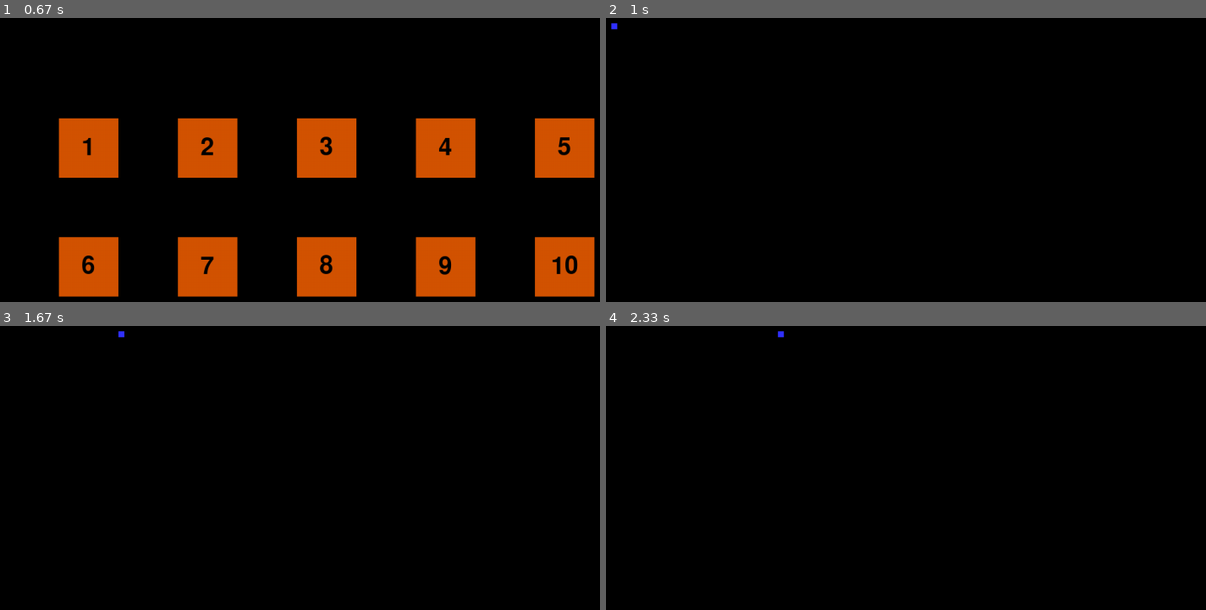
Above: before the commit, frames 1-4 (two rows, left to right).
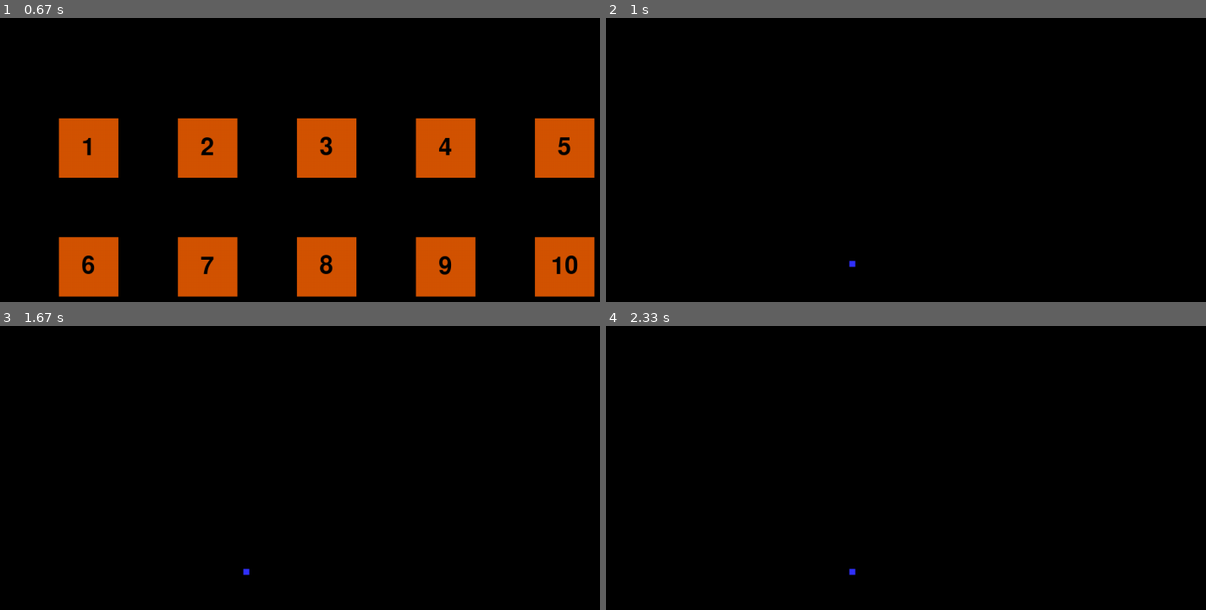
Above: after the commit, the same moments.

Repository: KUP9752/Kagan-Project
Game: pygame game, started from Project.py
The game is run twice, just before and just after one commit, with the same random seed, the same clock (stepped at 60 frames per second) and the same inputs.
Inputs (mouse positions are in pixels of both pictures, inside the frame that each line leads up to):
- Up to frame 1 (0.67 s): click "PLAY" at 0.38 s
- Up to frame 2 (1 s): click "1" at 0.72 s
- Up to frame 3 (1.67 s): click (324, 575) at 1.05 s; hold D from 1.33 s (still down)
- Up to frame 4 (2.33 s): release D at 1.8 s

Frame 1 is identical in both runs. In frame 2, less than 0.1% of the frame differs, in the area x 0-42%, y 1-88%; in frame 3, less than 0.1%; in frame 4, less than 0.1%.

Commit message:
player movement not working

Diff:
--- a/Project.py
+++ b/Project.py
@@ -194,7 +194,7 @@
 
 def level_1():
     print('level 1')
-    #player = Player(BLUE, 500, 500)
+    player = Player(BLUE, 500, 500)
     player_group.add(player)
 
 
@@ -256,13 +256,12 @@
 
 
 
-
 ##---------------------------------------------------------------------Sprite groups and Sprite Initiation---------------------------------------------------------------------##
 all_sprites_group = pygame.sprite.Group()
 player_group = pygame.sprite.Group()
 
-player = Player(BLUE, 100, 100)
-
+
+player = Player(BLUE, 200, 200)
 
 ##  --  Button/Cursor Sprites and Groups --  ##
 ##cursor_group = pygame.sprite.Group()
